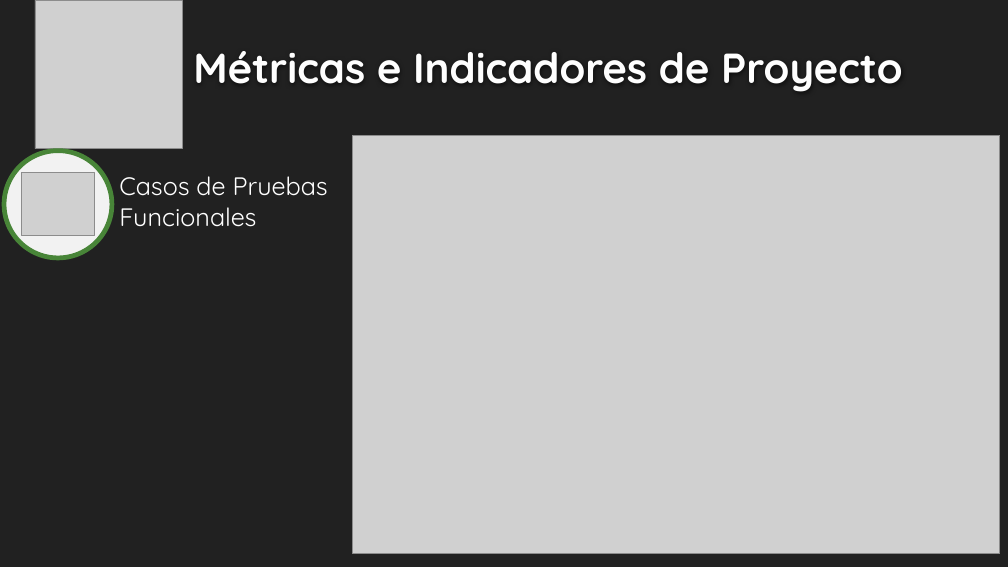
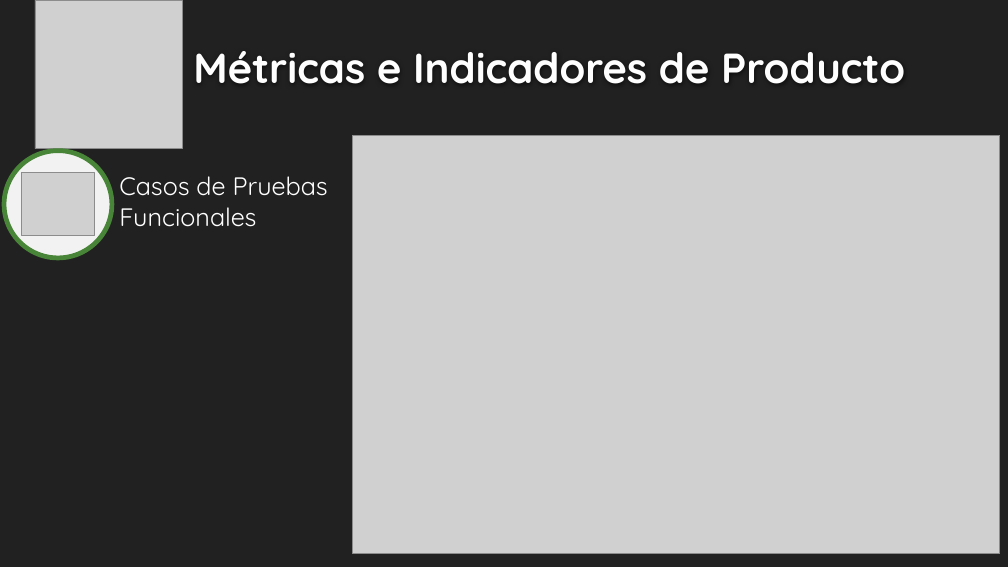
Before and after one commit to fallemand/quegolazo, a slide deck: slide 12 of Documentacion/Presentación Grado de Avances/Presentación Proyecto - Grado de Avances.pptx. Drawn at 1008x567 pixels with LibreOffice and Linux fonts; fonts in the diff are those of the drawing; grey boxes stand for pictures; background and template pictures are left out. Boxes give left, top, right and bottom in pixels: in the first picture for what was removed or moved away, otherwise in the second. Text is boxed around its words. In the diff, an @@ line names an element or a change of style, - is before the commit and + after.

```diff
--- a/Documentacion/Presentación Grado de Avances/Presentación Proyecto - Grado de Avances.pptx
+++ b/Documentacion/Presentación Grado de Avances/Presentación Proyecto - Grado de Avances.pptx
@@ title at box(193, 51, 905, 84): text changed @@
-Métricas e Indicadores de Proyecto
+Métricas e Indicadores de Producto
```
Also in this commit, not shown: 6 other slides changed.
